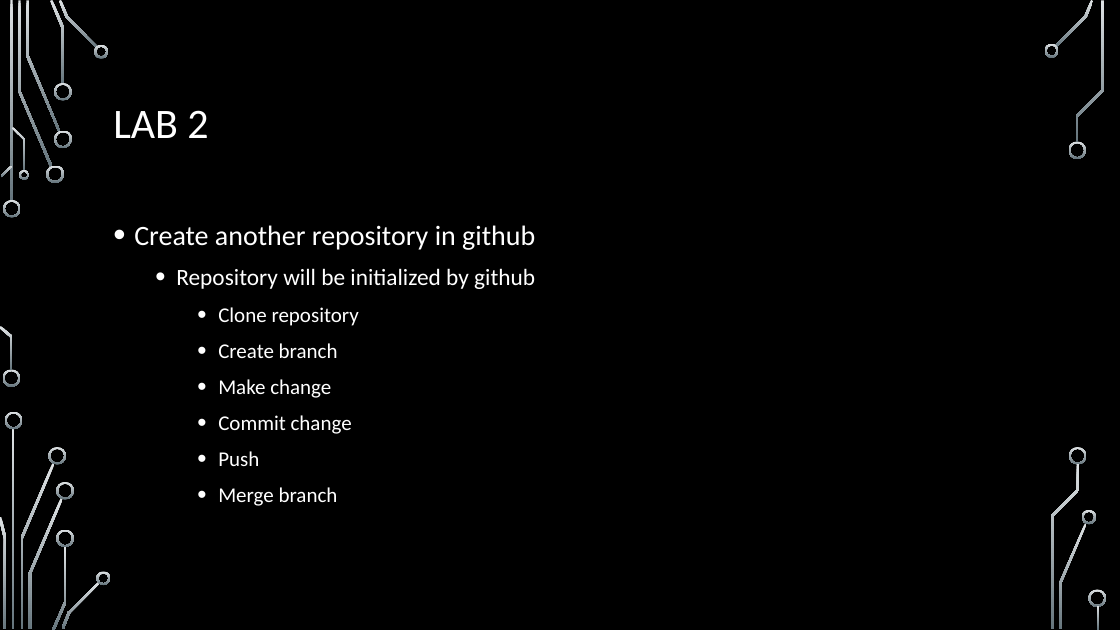
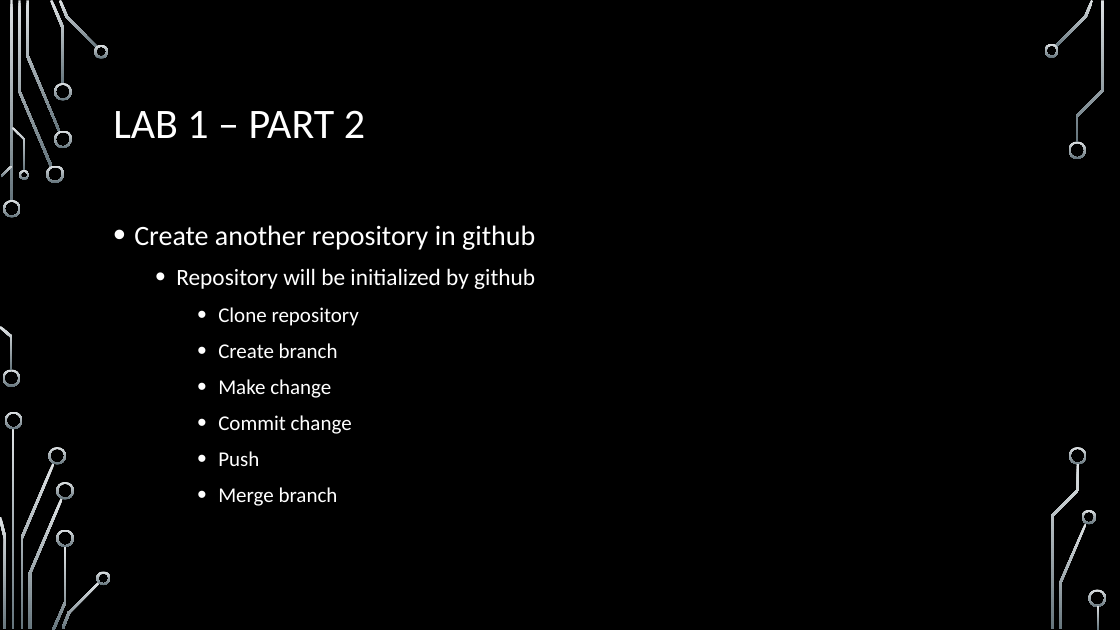
Before and after one commit to onideus/github-101-website, a slide deck: slide 10 of resources/Introduction to github.pptx (slide 15 before the commit). Drawn at 1120x630 pixels with LibreOffice and Linux fonts; fonts in the diff are those of the drawing; background and template pictures are left out. Boxes give left, top, right and bottom in pixels: in the first picture for what was removed or moved away, otherwise in the second. Text is boxed around its words. In the diff, an @@ line names an element or a change of style, - is before the commit and + after.

Commit message:
Removed lab 1 part 2, dropped the branching lab (previously lab 2) to be lab 1 part 2. Lab 3 is now lab 2, with presentation having only 2 labs total. Website updated to correspond to changes.

```diff
--- a/resources/Introduction to github.pptx
+++ b/resources/Introduction to github.pptx
@@ title at [113, 110, 365, 138]: text changed @@
-LAB 2
+LAB 1 – PART 2
```
Also in this commit, not shown: 4 other slides changed, 6 slides removed, 1 other file.
